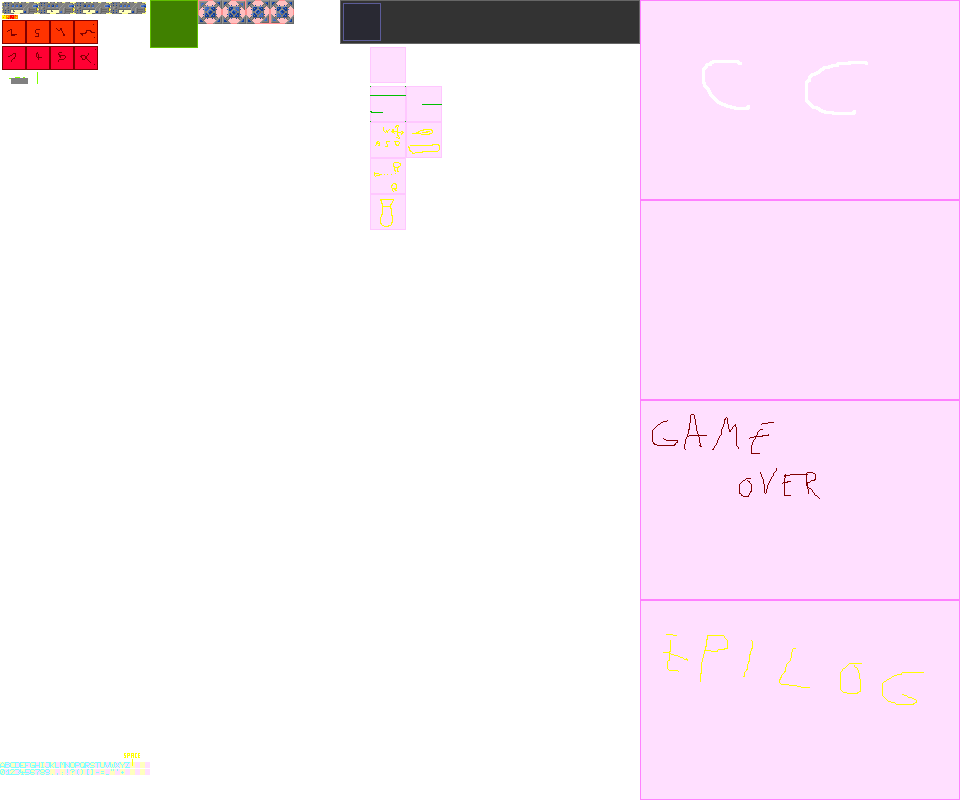
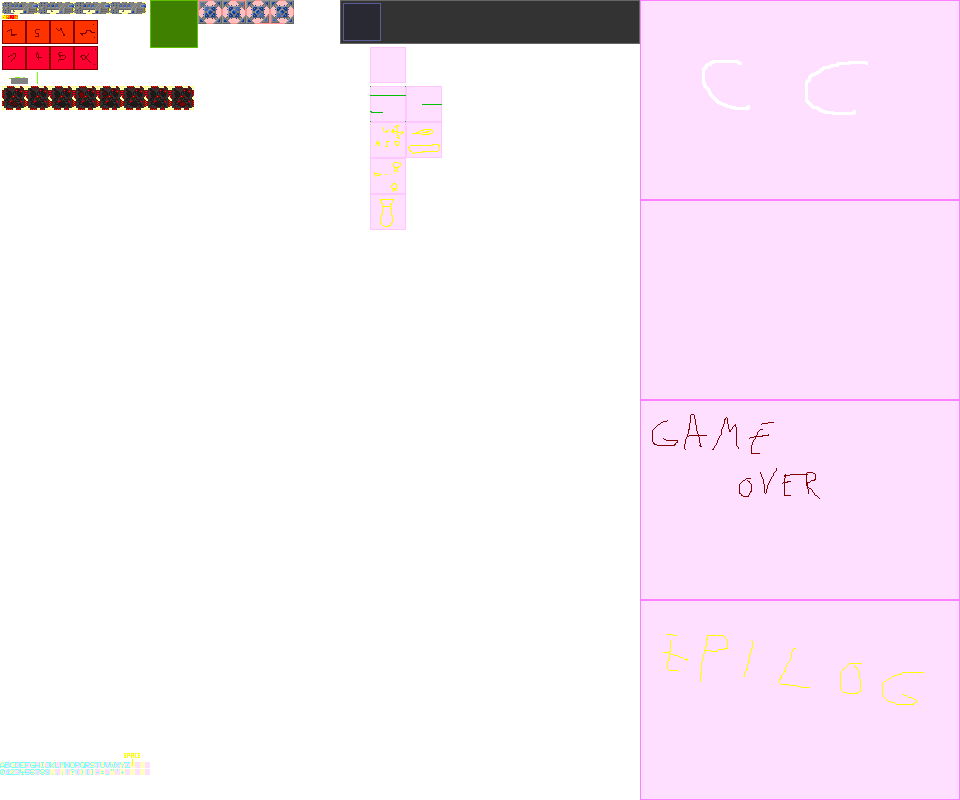
Two versions of the same layered image (960x800). Layer-by-layer changes:
painted on "sprites" over [2, 86, 194, 110]
painted on "helpers" over [2, 86, 194, 110]
